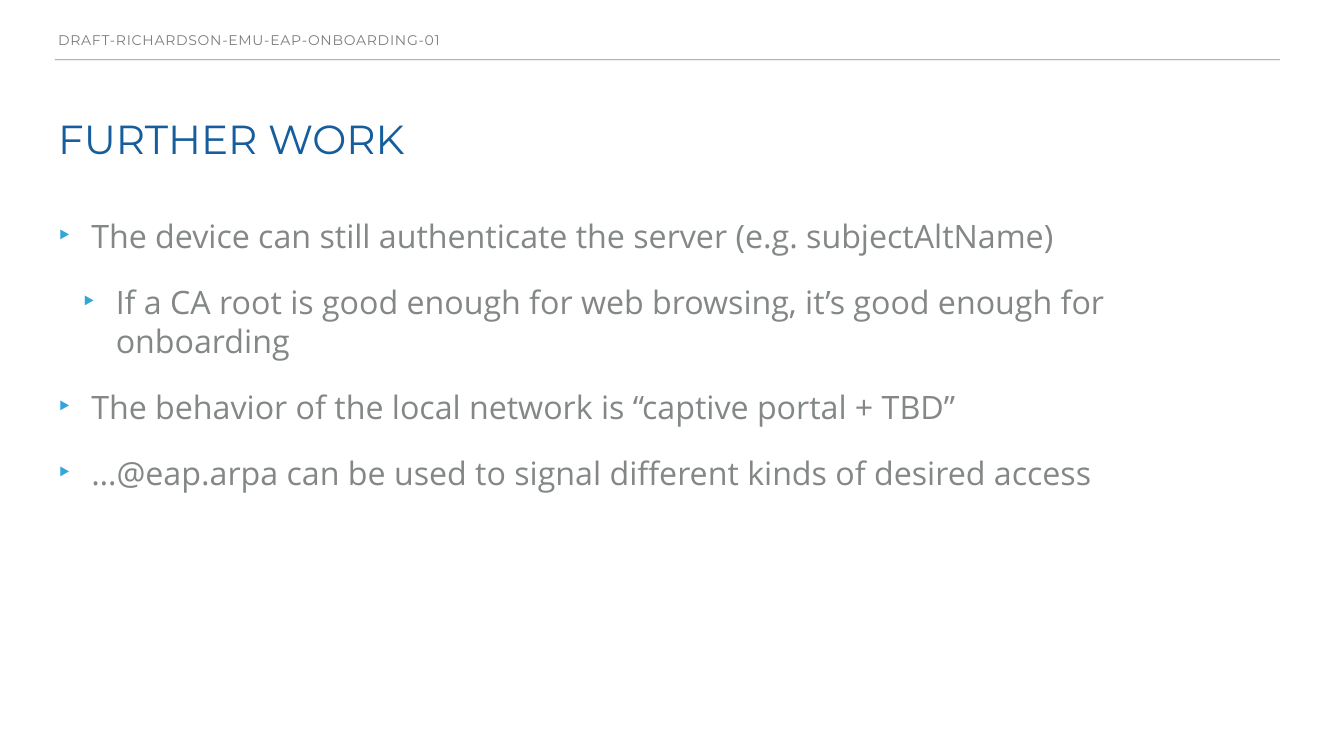
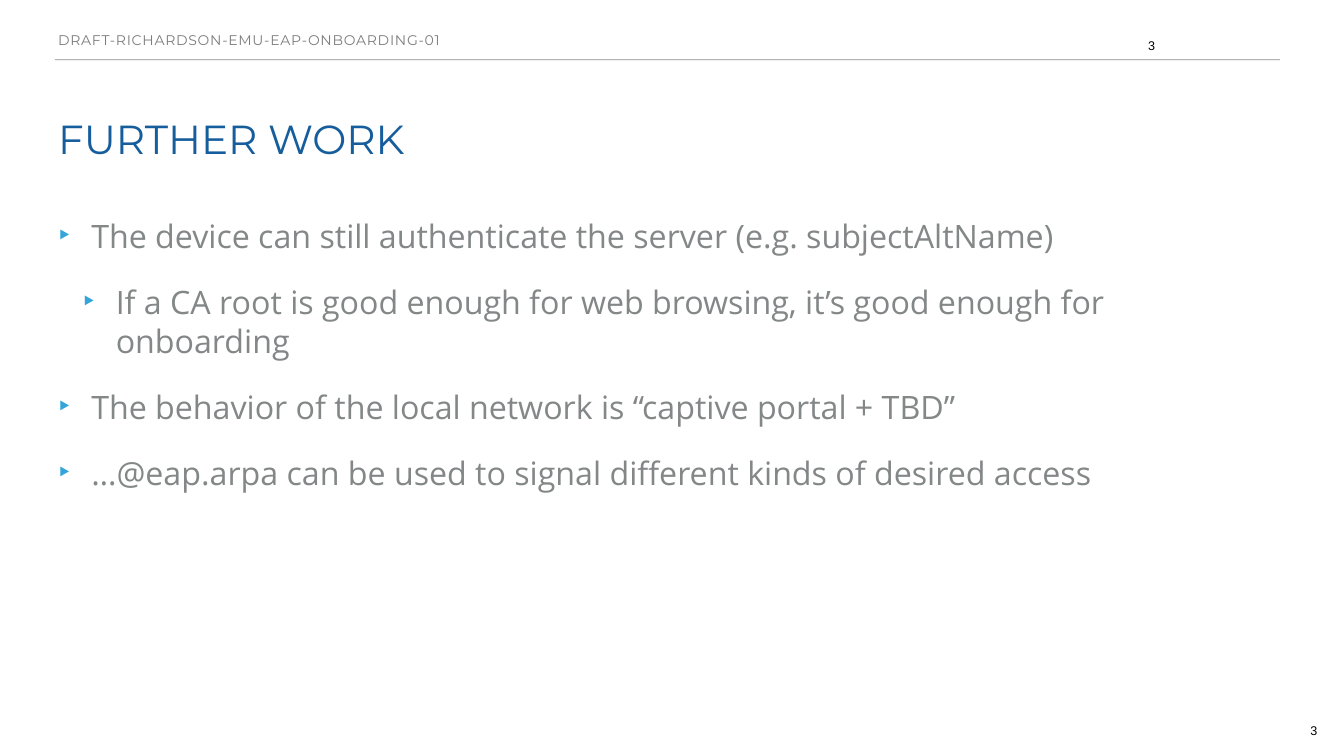
Before and after one commit to mcr/eap-onboarding, a slide deck: slide 3 of presentations/ietf114-anima-eap-onboarding.odp. Drawn at 1344x756 pixels with LibreOffice and Linux fonts; fonts in the diff are those of the drawing. Boxes give left, top, right and bottom in pixels: in the first picture for what was removed or moved away, otherwise in the second. Text is boxed around its words. In the diff, an @@ line names an element or a change of style, - is before the commit and + after.

```diff
--- a/presentations/ietf114-anima-eap-onboarding.odp
+++ b/presentations/ietf114-anima-eap-onboarding.odp
@@ page number added at (1148,41,1155,50), 18 pt, text #000000 @@
+3
@@ page number added at (1310,726,1317,735), 18 pt, text #000000 @@
+3
```
Also in this commit, not shown: 3 other slides changed, 1 other file.
